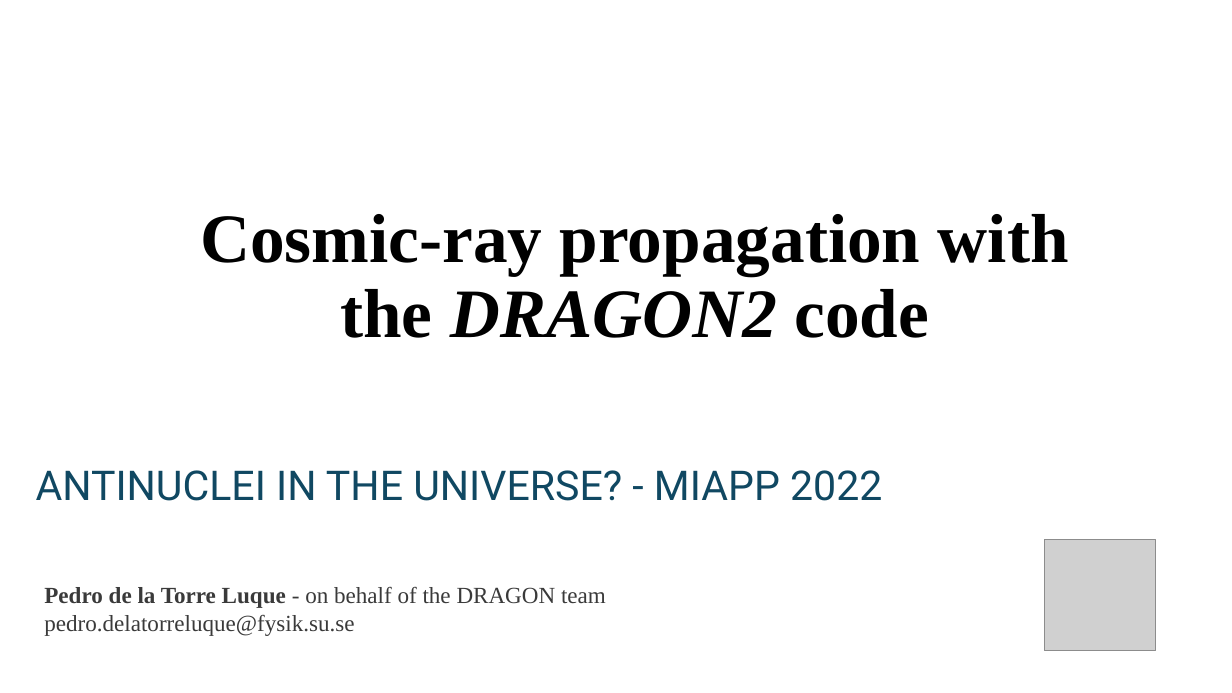
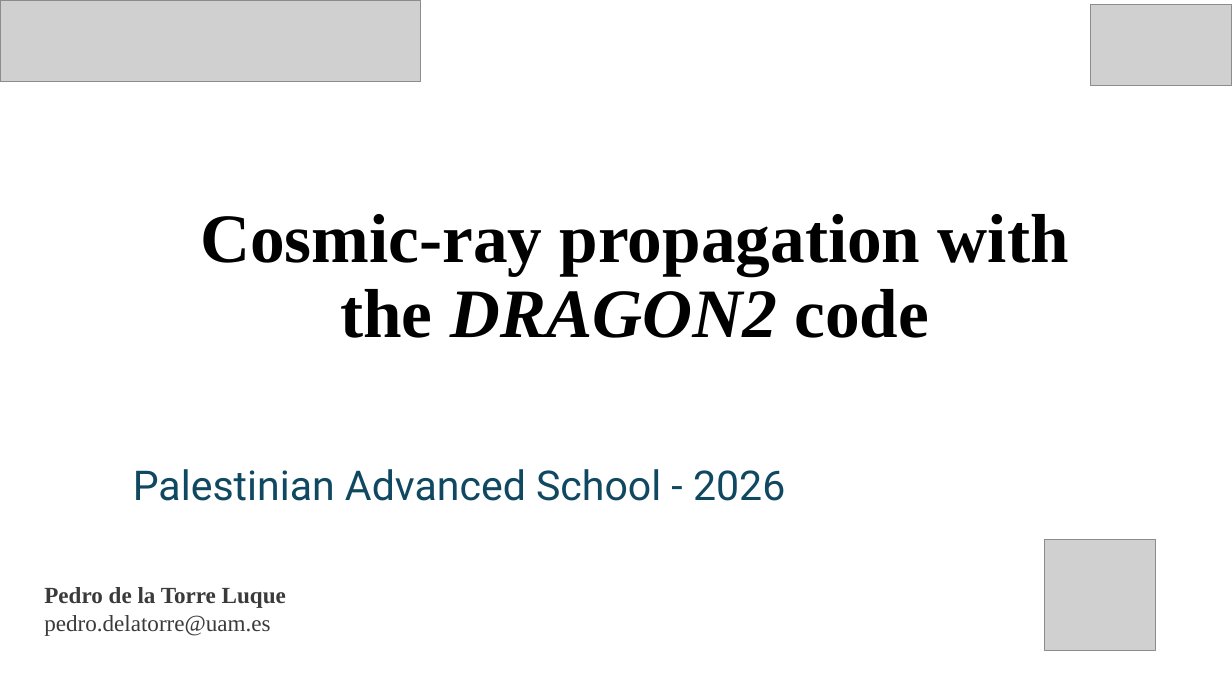
Before and after one commit to tospines/Schools_Materials, a slide deck: slide 1 of S4P_School_2026/Presentation_DRAGON.pptx. Drawn at 1232x693 pixels with LibreOffice and Linux fonts; fonts in the diff are those of the drawing; grey boxes stand for pictures; background and template pictures are left out. Boxes give left, top, right and bottom in pixels: in the first picture for what was removed or moved away, otherwise in the second. Text is boxed around its words. In the diff, an @@ line names an element or a change of style, - is before the commit and + after.

Commit message:
Presentation of the third tutorial

```diff
--- a/S4P_School_2026/Presentation_DRAGON.pptx
+++ b/S4P_School_2026/Presentation_DRAGON.pptx
@@ picture added at [0, 1, 421, 82] @@
@@ picture added at [1091, 5, 1232, 86] @@
@@ title at [133, 469, 785, 501]: text changed @@
-ANTINUCLEI IN THE UNIVERSE? - MIAPP 2022
+Palestinian Advanced School - 2026
@@ text at [44, 587, 286, 636]: text changed @@
-Pedro de la Torre Luque - on behalf of the DRAGON team
-pedro.delatorreluque@fysik.su.se
+Pedro de la Torre Luque
+pedro.delatorre@uam.es
```
